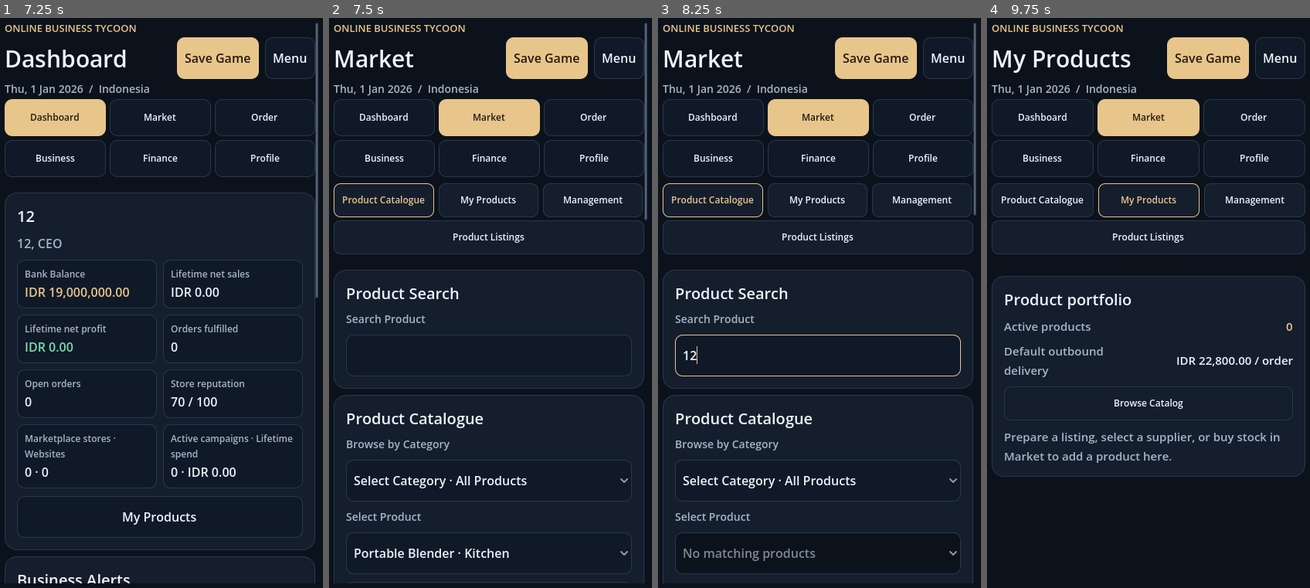
Above: before the commit, frames 1-4 (left to right).
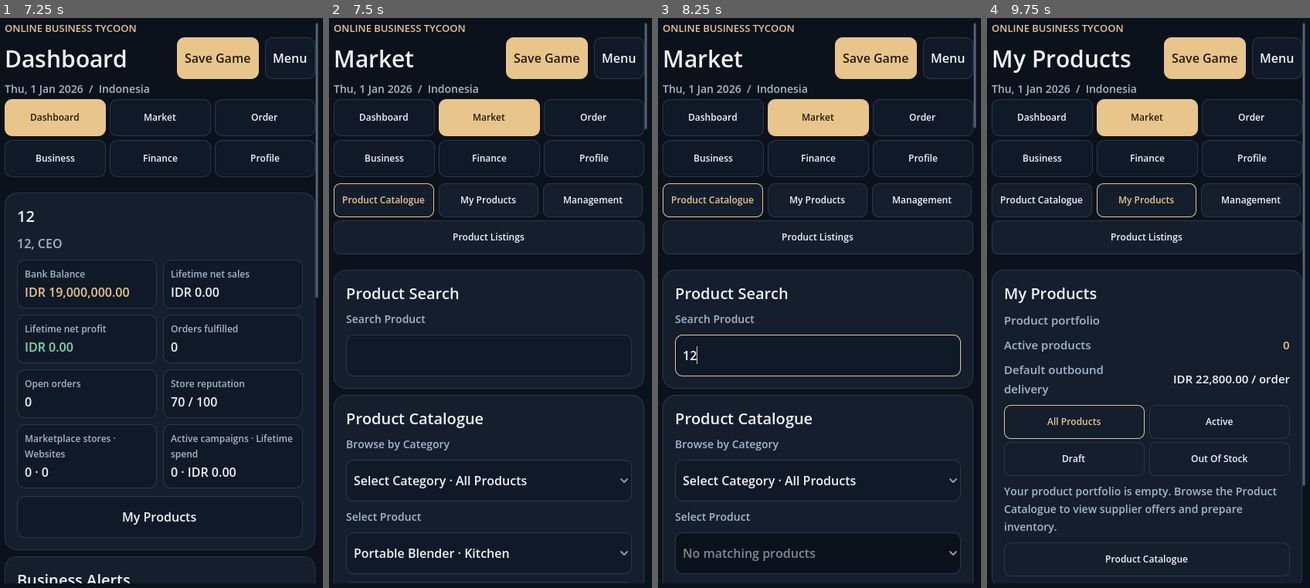
Above: after the commit, the same moments.

Repository: UphyRaop/online-business-tycoon
Game: Godot game, scene res://main.tscn
Two runs of this game, one before a commit and one after it. Both use one fixed random seed, a clock stepped at 60 frames per second and the inputs below.
Inputs (mouse positions are in pixels of both pictures, inside the frame that each line leads up to):
- Up to frame 1 (7.25 s): click "New Game" at 0.5 s; click (161, 223) at 1.27 s; type "12" at 1.35 s; click (161, 291) at 1.5 s; type "12" at 1.58 s; click "Normal" at 2 s; click "Normal" at 2.75 s; click "Malaysia" at 3.5 s; click "Register Company" at 4.25 s; click "Indonesia" at 5 s; click "Indonesia" at 5.75 s; click "Register Company" at 6.5 s
- Up to frame 2 (7.5 s): click "Market" at 7.25 s
- Up to frame 3 (8.25 s): click (819, 354) at 8.02 s; type "12" at 8.1 s
- Up to frame 4 (9.75 s): click "Product Catalogue" at 8.75 s; click "My Products" at 9.5 s

Frame 1 is identical in both runs. In frame 2, 0.2% of the frame differs, in the area x 97-99%, y 19-36%; in frame 3, 0.1%; in frame 4, 9.2%, in the area x 1-99%, y 0-100%.

Commit message:
Make My Products manage store listings and supplier quotes

Diff:
--- a/market_view.gd
+++ b/market_view.gd
@@ -65,13 +65,11 @@
 	app.metric(catalog, "Category · Estimated supplier cost", "%s · %s" % [Catalog.PRODUCTS[product].category, app.money(Catalog.quote(app.sim.state.country, product, int(item.supplier)))])
 	app.metric(catalog, "Demand · Competition", "%.2f · %.2f" % [Catalog.PRODUCTS[product].demand, Catalog.PRODUCTS[product].competition])
 	supplier_form(app, product, item, stock_label)
-	var listings: VBoxContainer = app.card("Store listings")
-	listings.add_child(app.label("Product listings belong to individual stores. Create a marketplace or website and manage its listings under Market / Management.", 14, Style.MUTED))
-	app.secondary_tab(listings, "Management", app.navigate.bind("Management"), false)
 
 static func supplier_form(app: Control, product: int, item: Dictionary, stock_label: Label) -> void:
 	var state: Dictionary = app.sim.state
-	var supply: VBoxContainer = app.card("Supplier quotation")
+	var supply: VBoxContainer = app.card("Suppliers and Quotations · %s" % Catalog.PRODUCTS[product].name)
+	supply.add_child(app.label("Compare sourcing terms for the selected product. Quotations remain attached to this product in your saved company.", 13, Style.MUTED))
 	var supplier_indices: Array[int] = []
 	for supplier_id in Catalog.SUPPLIER_SELECTION_INDICES:
 		supplier_indices.append(int(supplier_id))
@@ -95,6 +93,9 @@
 	var forecast_label: Label = app.label("", 14, Style.MUTED)
 	supply.add_child(total)
 	supply.add_child(forecast_label)
+	var quote_comparison: VBoxContainer = app.stack(supply, 8)
+	quote_comparison.name = "SupplierQuoteComparison"
+	var purchase_button: Button
 	var forecast_button: Button = app.action(supply, "Use forecast quantity", func():
 		var forecast := Supply.forecast(app.sim, product, supplier_indices[supplier.selected])
 		quantity.text = str(forecast.suggested)
@@ -127,21 +128,62 @@
 		forecast_label.text = "Demand %.1f units/day (%s)\nTarget %d units · Restock %d" % [
 			forecast.daily, demand_source, forecast.target, forecast.suggested]
 		forecast_button.disabled = forecast.suggested == 0
+		for child in quote_comparison.get_children():
+			quote_comparison.remove_child(child)
+			child.queue_free()
+		quote_comparison.add_child(app.label("Compare Supplier Offers", 17, Style.GOLD))
+		for candidate in supplier_indices:
+			var row_supplier := int(candidate)
+			var source: Dictionary = Catalog.SUPPLIERS[row_supplier]
+			var available := Supply.supplier_unlocked(state, row_supplier)
+			var offer := Supply.quote(state, product, row_supplier)
+			var has_negotiated := int(offer.get("discount", 0)) > 0 and int(offer.get("expires", 0)) >= int(state.day)
+			var row_box: VBoxContainer = app.stack(quote_comparison, 5)
+			row_box.name = "SupplierOffer%d" % row_supplier
+			var status_text := "Level %d locked" % int(source.level) if not available else ("Negotiated · expires %s" % Calendar.format(int(offer.expires)) if has_negotiated else "Standard quotation")
+			app.metric(row_box, str(source.name), status_text, Style.GOLD if available else Style.MUTED)
+			var goods_cost := int(offer.cost) if has_negotiated else Catalog.quote(state.country, product, row_supplier)
+			var freight_cost := Catalog.inbound_freight(state.country, row_supplier)
+			app.metric(row_box, "Buying · Landed Unit Price", "%s · %s" % [app.money(goods_cost), app.money(goods_cost + freight_cost)])
+			app.metric(row_box, "MOQ · Max Per Order", "%s · %s" % [_format_quantity(int(source.minimum)), _format_quantity(Supply.maximum_order_quantity(row_supplier))])
+			app.metric(row_box, "Lead Time · Reliability · Quality", "%d days · %d%% · %d%%" % [int(source.lead), roundi(float(source.reliability) * 100.0), roundi(float(source.quality) * 100.0)])
+			if not available:
+				row_box.add_child(app.label("Unlock this supplier platform through company sales progression.", 12, Style.MUTED))
+			else:
+				var actions: HBoxContainer = app.row(row_box)
+				app.action(actions, "Request Quotation", func():
+					var result := Supply.negotiate(state, product, row_supplier, units_from(quantity.text))
+					if not result.is_empty():
+						app.set_notice(result, true)
+						return
+					app.persist("Product quotation received.")
+					app.refresh_view()
+				)
+				app.action(actions, "Accept Quotation", func():
+					app.sim.select_supplier(product, row_supplier)
+					supplier.select(supplier_indices.find(row_supplier))
+					app.set_meta("accepted_quote_supplier_%d" % product, row_supplier)
+					app.persist("Supplier quotation accepted for this product.")
+					app.refresh_view()
+				, true)
+		if is_instance_valid(purchase_button):
+			purchase_button.disabled = int(app.get_meta("accepted_quote_supplier_%d" % product, -1)) != supplier_index
 	quantity.text_changed.connect(func(_value: String): refresh.call())
 	supplier.item_selected.connect(func(index: int):
+		app.set_meta("accepted_quote_supplier_%d" % product, -1)
 		app.sim.select_supplier(product, supplier_indices[index])
 		app.persist("Supplier selected.")
 		refresh.call()
 	)
-	app.action(supply, "Negotiate quote", func():
+	app.action(supply, "Request Quotation", func():
 		var result := Supply.negotiate(state, product, supplier_indices[supplier.selected], units_from(quantity.text))
 		if not result.is_empty():
 			app.set_notice(result, true)
 			return
-		app.persist("Negotiated quote received.")
+		app.persist("Product quotation received.")
 		refresh.call()
 	)
-	app.action(supply, "Purchase stock", func():
+	purchase_button = app.action(supply, "Purchase Inventory", func():
 		var result: String = app.sim.buy(product, supplier_indices[supplier.selected], units_from(quantity.text))
 		if not result.is_empty():
 			app.set_notice(result, true)
--- /dev/null
+++ b/product_management_test.gd
@@ -0,0 +1,85 @@
+extends SceneTree
+
+const Sim = preload("res://simulation.gd")
+const Catalog = preload("res://catalog.gd")
+const Stores = preload("res://store_manager.gd")
+const Supply = preload("res://supply.gd")
+const Storefront = preload("res://storefront.gd")
+const Products = preload("res://products_view.gd")
+const Saves = preload("res://save_store.gd")
+
+var failures := 0
+
+func _initialize() -> void:
+	test_product_management_and_quotes()
+	print("Product management and quotations: %d failures" % failures)
+	quit(0 if failures == 0 else 1)
+
+func expect(condition: bool, message: String) -> void:
+	if not condition:
+		failures += 1
+		push_error(message)
+
+func test_product_management_and_quotes() -> void:
+	var state := Sim.register("Ari Founder", "North Star Co", "North Star", 0, 0, 1, 731)
+	var sim := Sim.new(state)
+	var product := 0
+	var supplier := int(Catalog.SUPPLIER_SELECTION_INDICES[0])
+	expect(Products.owned_products(state).is_empty(), "New company product portfolio begins empty")
+	var err := Stores.create(state, "Market One", 0, "North Star", "", 0)
+	var market_one := int(state.stores.back().id)
+	err += Stores.create(state, "Market Two", 0, "North Star", "", 1)
+	var market_two := int(state.stores.back().id)
+	expect(err.is_empty() and state.stores.size() == 2, "Company can manage multiple marketplace stores")
+
+	var purchase_error := sim.buy(product, supplier, 4)
+	for shipment in state.inbound:
+		shipment.eta = state.day
+		shipment.arrival = state.day
+	Supply.receive(sim)
+	expect(purchase_error.is_empty() and sim.stock(product) == 4, "A supplier purchase produces owned, received inventory")
+	err = Stores.set_listing(state, market_one, product, 25000, true)
+	err += Stores.set_listing(state, market_two, product, 31000, false)
+	expect(err.is_empty() and Products.product_status(state, product, sim.stock(product)) == "Active",
+		"Product can be actively listed at one store while drafted at another")
+	expect(Products.owned_products(state).has(product) and Products.listed_store_names(state, product).size() == 1,
+		"My Products derives store-specific listing associations without duplicating product inventory")
+	expect(int(Stores.listing(state, market_one, product).price) == 25000 and int(Stores.listing(state, market_two, product).price) == 31000,
+		"Store listing prices are independent")
+
+	var unpublish_error := Stores.set_listing(state, market_one, product, 25000, false)
+	expect(unpublish_error.is_empty() and Products.product_status(state, product, sim.stock(product)) == "Draft",
+		"Unpublishing a listing moves the product into Draft status")
+	var publish_error := Stores.set_listing(state, market_one, product, 25000, true)
+	expect(publish_error.is_empty() and Products.product_status(state, product, sim.stock(product)) == "Active",
+		"A drafted listing can be published again")
+	expect(Products.product_status(state, product, 0) == "Out of Stock",
+		"Listed products without available inventory appear in Out of Stock")
+
+	var bundle_error := Storefront.set_bundle_for_store(state, market_one, product, 3, 10)
+	var bundle := Storefront.offers_for_store(state, market_one, product)
+	expect(bundle_error.is_empty() and bundle.has(1), "Bundle settings can be attached to a selected product and store")
+	var other_store_offer := Storefront.offers_for_store(state, market_two, product)
+	expect(not other_store_offer.has(1), "Store-specific offers do not leak to another store")
+	var upsell_error := Storefront.set_upsell_for_store(state, market_one, product, [1], 5)
+	var exclusive := Storefront.offers_for_store(state, market_one, product)
+	expect(upsell_error.is_empty() and not exclusive[1].enabled and exclusive[2].enabled,
+		"Product listing preserves existing Bundle/Upsell exclusivity")
+
+	var quote_error := Supply.negotiate(state, product, supplier, Supply.negotiation_minimum(supplier))
+	expect(quote_error.is_empty() and state.quotes.get(product, {}).has(supplier),
+		"A product catalogue quotation is stored against its selected product and supplier")
+	expect(not state.quotes.get(1, {}).has(supplier), "A product quotation cannot attach to a different product")
+	var quote := Supply.quote(state, product, supplier)
+	expect(int(quote.discount) > 0 and int(quote.expires) >= int(state.day),
+		"A requested supplier quotation returns valid negotiated terms")
+
+	var save_path := "user://product_management_%d.save" % Time.get_ticks_usec()
+	expect(Saves.save(state, save_path) == OK, "Store-specific listings and supplier quotations pass save validation")
+	var loaded := Saves.load_state(save_path)
+	expect(loaded.get("quotes", {}).get(product, {}).has(supplier)
+		and Stores.listing(loaded, market_one, product).price == 25000
+		and Stores.listing(loaded, market_two, product).price == 31000
+		and Storefront.offers_for_store(loaded, market_one, product).has(2),
+		"Save/load preserves quotations, independent store prices, and the selected listing offer")
+	DirAccess.remove_absolute(ProjectSettings.globalize_path(save_path))
--- a/products_view.gd
+++ b/products_view.gd
@@ -3,61 +3,191 @@
 const Catalog = preload("res://catalog.gd")
 const Supply = preload("res://supply.gd")
 const Summary = preload("res://product_summary.gd")
+const Stores = preload("res://store_manager.gd")
+const Offers = preload("res://offer_view.gd")
 const Style = preload("res://corporate_theme.gd")
+
+const FILTERS := ["All Products", "Active", "Draft", "Out of Stock"]
+const FILTER_META := "my_products_filter"
+const DETAIL_META := "my_products_selected_product"
 
 static func show(app: Control) -> void:
 	var sim: RefCounted = app.sim
 	var state: Dictionary = sim.state
-	var overview: VBoxContainer = app.card("Product portfolio")
+	var overview: VBoxContainer = app.wide_card("My Products")
+	overview.add_child(app.label("Product portfolio", 15, Style.MUTED))
 	app.metric(overview, "Active products", str(sim.active_product_count()), Style.GOLD)
 	app.metric(overview, "Default outbound delivery", app.money(Catalog.local_cents(state.country, Catalog.SHIPPING[state.shipping].cost)) + " / order")
-	app.secondary_tab(overview, "Browse Catalog", app.navigate.bind("Market"), false)
+	var filter_row := FlowContainer.new()
+	filter_row.add_theme_constant_override("h_separation", 6)
+	filter_row.add_theme_constant_override("v_separation", 4)
+	overview.add_child(filter_row)
+	var selected_filter := int(app.get_meta(FILTER_META, 0))
+	for index in FILTERS.size():
+		app.secondary_tab(filter_row, FILTERS[index], func():
+			app.set_meta(FILTER_META, index)
+			app.refresh_view()
+		, selected_filter == index)
+
 	var activity := Summary.collect(state)
-	var count := 0
-	for id in Catalog.PRODUCTS.size():
-		var has_store_listing := false
-		for store in state.stores:
-			if store.get("listings", {}).has(id):
-				has_store_listing = true
-				break
-		if not state.products.has(id) and not state.quotes.has(id) and not state.offers.has(id) and not has_store_listing:
+	var owned: Array[int] = owned_products(state)
+	var shown := 0
+	for id in owned:
+		var current_status := product_status(state, id, int(sim.stock(id)))
+		if selected_filter > 0 and current_status != FILTERS[selected_filter]:
 			continue
-		count += 1
+		shown += 1
 		var item: Dictionary = sim.product_state(id)
 		var view: VBoxContainer = app.card(Catalog.PRODUCTS[id].name)
+		var selected_id := int(app.get_meta(DETAIL_META, -1))
+		if selected_id == id:
+			view.add_child(app.label("Selected product", 13, Style.GOLD))
+		var status_color := Style.GREEN if current_status == "Active" else (Style.MUTED if current_status == "Draft" else Style.GOLD)
+		view.add_child(app.label(current_status, 15, status_color))
 		var available: int = sim.stock(id)
-		var inbound := Supply.incoming(state, id)
-		var listed_stores := PackedStringArray()
-		for store in state.stores:
-			if sim.product_on_store(int(store.id), id):
-				listed_stores.append(str(store.name))
-		var status := "Draft" if listed_stores.is_empty() else ("Out of Stock" if available == 0 else "Active")
-		var status_color := Style.GREEN if status == "Active" else (Style.MUTED if status == "Draft" else Style.GOLD)
-		view.add_child(app.label(status, 15, status_color))
-		app.metric(view, "Supplier", Catalog.SUPPLIERS[item.supplier].name)
-		app.metric(view, "Inventory", "%d available · %d inbound" % [available, inbound])
-		var cost: Dictionary = sim.unit_cost(id, item.supplier)
-		var gross: int = item.price - cost.landed
-		view.add_child(app.label(cost.source, 13, Style.MUTED))
-		app.metric(view, "Goods per unit", app.money(cost.goods))
-		app.metric(view, "Inbound freight per unit", app.money(cost.freight))
-		app.metric(view, "Landed unit cost", app.money(cost.landed))
-		app.metric(view, "Selling price", app.money(item.price))
-		app.metric(view, "Est. unit gross profit", app.money(gross), app.profit_color(gross))
-		app.metric(view, "Est. gross margin", "%.1f%%" % (100.0 * gross / item.price), app.profit_color(gross))
-		if listed_stores.is_empty():
-			app.metric(view, "Listed stores", "None")
-			view.add_child(app.label("Create a destination and manage its listing under Market / Management.", 13, Style.MUTED))
+		app.metric(view, "Inventory", "%d available · %d inbound" % [available, Supply.incoming(state, id)])
+		var listings := listed_store_names(state, id)
+		app.metric(view, "Store listings", str(listings.size()))
+		app.metric(view, "Supplier", Catalog.SUPPLIERS[int(item.supplier)].name)
+		var totals: Dictionary = activity.get(id, {"units": 0, "revenue": 0, "profit": 0})
+		app.metric(view, "Units sold · Net revenue", "%s · %s" % [format_count(int(totals.units)), app.money(int(totals.revenue))])
+		app.action(view, "Manage Product", func():
+			app.set_meta(DETAIL_META, id)
+			app.refresh_view()
+		)
+	if shown == 0:
+		var empty := "No products match this status. Choose another filter or browse the Product Catalogue."
+		if owned.is_empty(): empty = "Your product portfolio is empty. Browse the Product Catalogue to view supplier offers and prepare inventory."
+		overview.add_child(app.label(empty, 14, Style.MUTED))
+		app.secondary_tab(overview, "Product Catalogue", app.navigate.bind("Market"), false)
+	else:
+		app.secondary_tab(overview, "Product Catalogue", app.navigate.bind("Market"), false)
+
+	var selected_product := int(app.get_meta(DETAIL_META, -1))
+	if selected_product in owned:
+		product_details(app, selected_product, activity.get(selected_product, {"units": 0, "revenue": 0, "profit": 0}))
+	var notes: VBoxContainer = app.card("About Product Profit")
+	notes.add_child(app.label("Estimated gross profit uses landed cost. Historical product profit also deducts customer delivery and channel fees, and reflects refunds.", 14, Style.MUTED))
+
+static func owned_products(state: Dictionary) -> Array[int]:
+	var result: Array[int] = []
+	for id in Catalog.PRODUCTS.size():
+		var owned: bool = state.get("products", {}).has(id) or state.get("quotes", {}).has(id) or state.get("offers", {}).has(id)
+		for store in state.get("stores", []):
+			if store.get("listings", {}).has(id):
+				owned = true
+				break
+		if owned: result.append(id)
+	return result
+
+static func product_status(state: Dictionary, product: int, available: int = -1) -> String:
+	var is_listed := false
+	for store in state.get("stores", []):
+		if Stores.listing(state, int(store.id), product).get("listed", false):
+			is_listed = true
+			break
+	if not is_listed: return "Draft"
+	if available < 0:
+		available = 0
+		for lot in state.get("products", {}).get(product, {}).get("lots", []):
+			available += int(lot.get("units", 0))
+	return "Active" if available > 0 else "Out of Stock"
+
+static func listed_store_names(state: Dictionary, product: int) -> Array[String]:
+	var result: Array[String] = []
+	for store in state.get("stores", []):
+		if Stores.listing(state, int(store.id), product).get("listed", false): result.append(str(store.name))
+	return result
+
+static func product_details(app: Control, product: int, totals: Dictionary) -> void:
+	var sim: RefCounted = app.sim
+	var state: Dictionary = sim.state
+	var item: Dictionary = sim.product_state(product)
+	var detail: VBoxContainer = app.wide_card("Product Details · " + Catalog.PRODUCTS[product].name)
+	detail.name = "SelectedProductDetails"
+	app.metric(detail, "Category", Catalog.PRODUCTS[product].category)
+	app.metric(detail, "Company Inventory", "%d available · %d inbound" % [sim.stock(product), Supply.incoming(state, product)])
+	var cost: Dictionary = sim.unit_cost(product, int(item.supplier))
+	app.metric(detail, "Supplier", Catalog.SUPPLIERS[int(item.supplier)].name)
+	app.metric(detail, "Landed Unit Cost", app.money(int(cost.landed)))
+	app.metric(detail, "Default Selling Price", app.money(int(item.price)))
+	app.metric(detail, "Units Sold · Net Revenue", "%s · %s" % [format_count(int(totals.get("units", 0))), app.money(int(totals.get("revenue", 0)))])
+	app.metric(detail, "Product Profit", app.money(int(totals.get("profit", 0))), app.profit_color(int(totals.get("profit", 0))))
+	app.secondary_tab(detail, "Open Product Catalogue", app.navigate.bind("Market"), false)
+
+	var stores_card: VBoxContainer = app.wide_card("Store Listings")
+	stores_card.name = "ProductStoreListings"
+	stores_card.add_child(app.label("Each store has an independent price and listing status. Company inventory remains shared.", 13, Style.MUTED))
+	var store_count := 0
+	for store in state.get("stores", []):
+		store_count += 1
+		listing_editor(app, product, store)
+	if store_count == 0:
+		stores_card.add_child(app.label("Create a marketplace store or website in Management before publishing a listing.", 14, Style.MUTED))
+		app.secondary_tab(stores_card, "Open Management", app.navigate.bind("Management"), false)
+
+static func listing_editor(app: Control, product: int, store: Dictionary) -> void:
+	var store_id := int(store.id)
+	var listing := Stores.listing(app.sim.state, store_id, product)
+	var activity: VBoxContainer = app.card("%s · %s" % [str(store.name), "Marketplace" if int(store.type) == 0 else "Website"])
+	activity.name = "ProductListingStore%d" % store_id
+	app.metric(activity, "Status", "Listed" if bool(listing.get("listed", false)) else "Draft")
+	app.metric(activity, "Store Price", app.money(int(listing.get("price", 0))))
+	app.metric(activity, "Store Activity", "Active" if bool(store.get("active", false)) else "Inactive")
+	var edit_meta := "product_listing_edit_%d_%d" % [product, store_id]
+	var editing := bool(app.get_meta(edit_meta, false))
+	if editing:
+		var price: LineEdit = app.field(activity, "Store Selling Price (%s)" % Catalog.CURRENCIES[app.sim.state.country], app.amount_text(int(listing.price), true).replace(",", ""), 16)
+		price.virtual_keyboard_type = LineEdit.KEYBOARD_TYPE_NUMBER_DECIMAL
+		var status: OptionButton = app.dropdown(activity, ["Draft", "Listed"], 1 if listing.listed else 0)
+		var preorder: OptionButton = app.dropdown(activity, ["Pre-orders Off", "Pre-orders On"], 1 if listing.get("allow_preorders", false) else 0)
+		app.watch_edits([price, status, preorder])
+		app.action(activity, "Save Listing", func():
+			var err := Stores.set_listing(app.sim.state, store_id, product, app.price_cents(price.text), status.selected == 1, preorder.selected == 1)
+			if not err.is_empty():
+				app.set_notice(err, true)
+				return
+			app.set_meta(edit_meta, false)
+			if app.persist("Store listing saved."):
+				app.refresh_view()
+		, true)
+		app.action(activity, "Cancel", func():
+			app.set_meta(edit_meta, false)
+			app.edit_checks.clear()
+			app.refresh_view()
+		)
+	else:
+		app.action(activity, "Edit Listing", func():
+			app.set_meta(edit_meta, true)
+			app.refresh_view()
+		)
+		if bool(listing.get("listed", false)):
+			app.action(activity, "Unpublish", func():
+				var err := Stores.set_listing(app.sim.state, store_id, product, int(listing.price), false, listing.get("allow_preorders", false))
+				if not err.is_empty():
+					app.set_notice(err, true)
+					return
+				app.persist("Listing unpublished.")
+				app.refresh_view()
+			)
 		else:
-			app.metric(view, "Listed stores", ", ".join(listed_stores))
-		app.divider(view)
-		var totals: Dictionary = activity.get(id, {"units": 0, "revenue": 0, "profit": 0})
-		app.metric(view, "Units sold (net)", str(totals.units))
-		app.metric(view, "Net revenue", app.money(totals.revenue))
-		app.metric(view, "Product profit", app.money(totals.profit), app.profit_color(totals.profit))
-		app.action(view, "Manage " + Catalog.PRODUCTS[id].name, app.open_product.bind(id))
-	if count == 0:
-		overview.add_child(app.label("Prepare a listing, select a supplier, or buy stock in Market to add a product here.", 15, Style.MUTED))
-	else:
-		var notes: VBoxContainer = app.card("About product profit")
-		notes.add_child(app.label("Estimated gross profit uses landed cost. Historical product profit also deducts customer delivery and channel fees, and reflects refunds.", 14, Style.MUTED))
+			app.action(activity, "Publish", func():
+				var err := Stores.set_listing(app.sim.state, store_id, product, maxi(1, int(listing.price)), true, listing.get("allow_preorders", false))
+				if not err.is_empty():
+					app.set_notice(err, true)
+					return
+				app.persist("Listing published.")
+				app.refresh_view()
+			, true)
+	app.metric(activity, "Pre-order Setting", "Enabled" if listing.get("allow_preorders", false) else "Off", Style.MUTED)
+	if store.get("listings", {}).has(product):
+		Offers.show(app, product, store_id)
+
+static func format_count(value: int) -> String:
+	var absolute := absi(value)
+	var whole := str(absolute)
+	var grouped := ""
+	for index in whole.length():
+		if index > 0 and (whole.length() - index) % 3 == 0: grouped += ","
+		grouped += whole[index]
+	return ("-" if value < 0 else "") + grouped
Not shown, added: product_management_test.gd.uid
